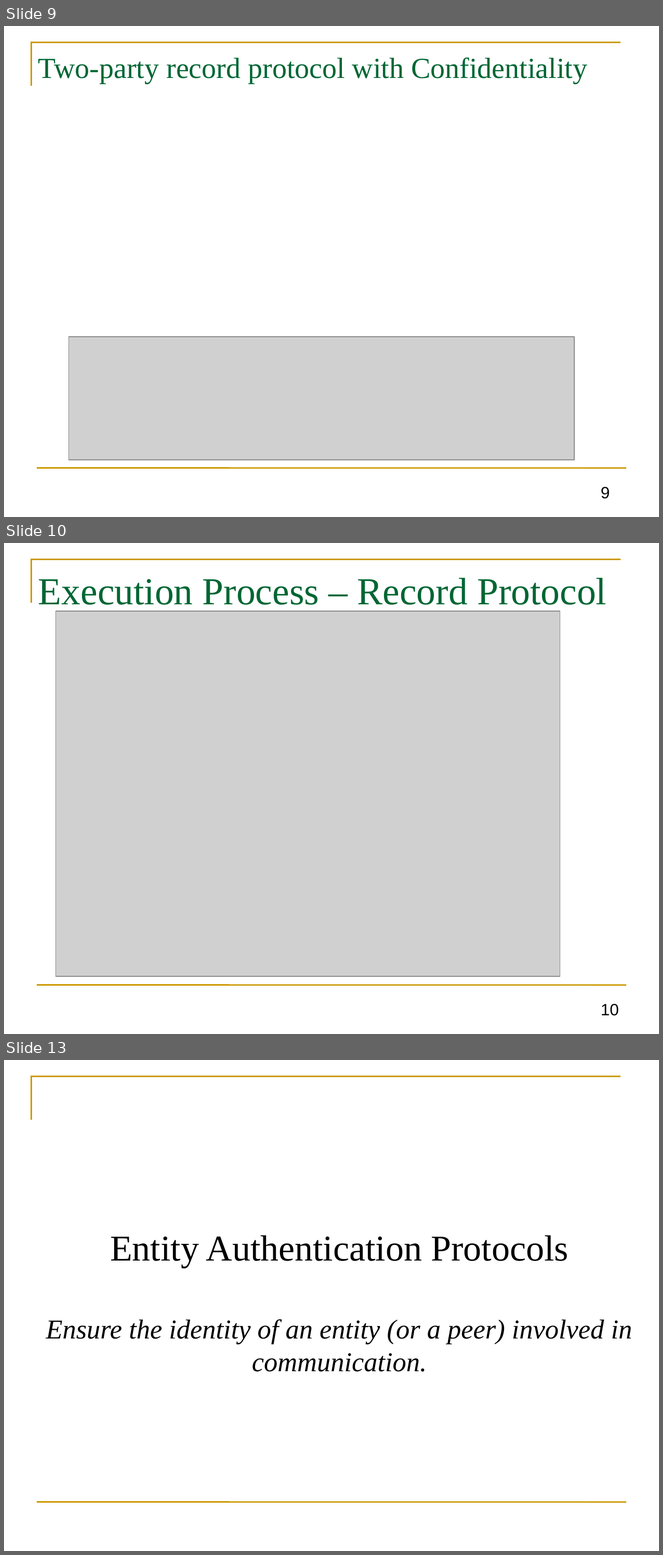
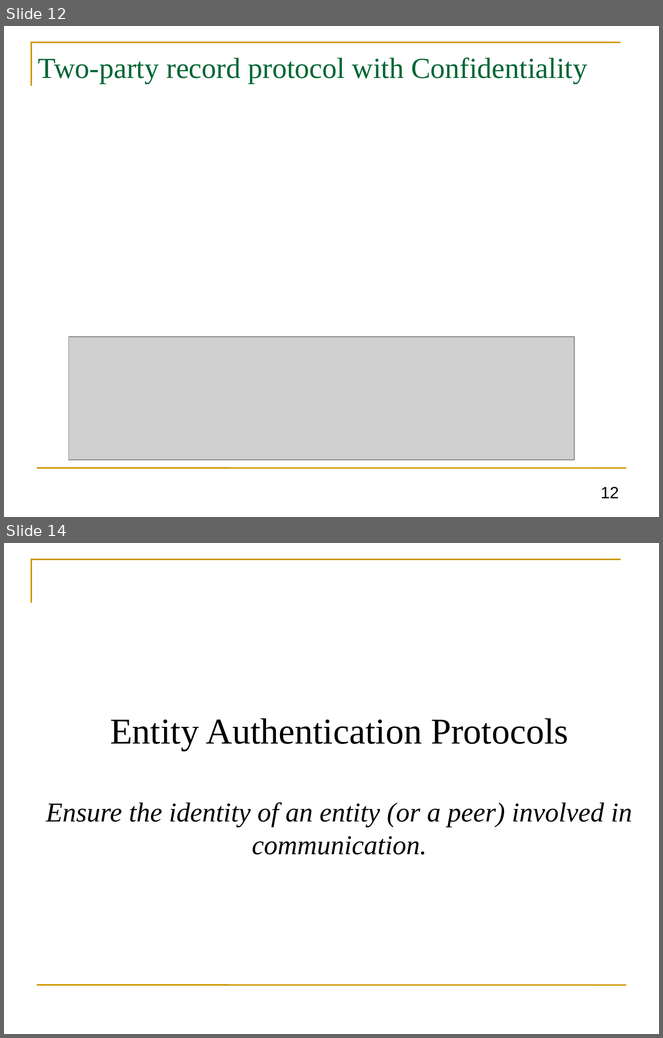
Before and after one commit to GhadaAlmashaqbeh/GhadaAlmashaqbeh.github.io, a slide deck: courses/cse3400-s2023/lecture8.pptx. Shown one above the other, each under a label of ours: slides 9, 10 and 13 before the commit, slides 12 and 14 after it; the slides between them are not shown. The pictures are 663x1555 and 663x1038 pixels, drawn with LibreOffice and Linux fonts; fonts in the diff are those of the drawing; grey boxes stand for pictures. Boxes give left, top, right and bottom in pixels: in the first picture for what was removed or moved away, otherwise in the second. Text is boxed around its words. In the diff, an @@ line names an element or a change of style, - is before the commit and + after.

```diff
--- a/courses/cse3400-s2023/lecture8.pptx
+++ b/courses/cse3400-s2023/lecture8.pptx
@@ slide 10 removed at [4, 543, 659, 1034], background #FFFFFF; not listed: 2 template elements that a slide beside it also shows @@
@@ title removed at [38, 578, 607, 612] @@
-Execution Process – Record Protocol
@@ picture removed at [56, 611, 560, 977] @@
@@ page number removed at [601, 1004, 619, 1016] @@
-10
@@ what was slide 9 is now slide 12 @@
@@ page number at [601, 487, 619, 499]: text changed @@
-9
+12
@@ what was slide 13 is now slide 14 @@
```
Also in this commit, not shown: 2 slides changed, 4 slides added, 2 other slides removed, 3 other files.
